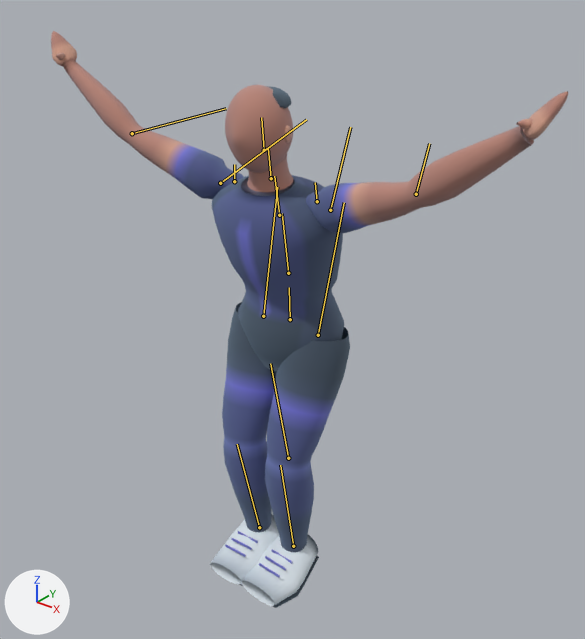
A saved change to the glTF model static/replay-assets/rowplay-athlete-v4.glb.
Before and after are seen from a 50 mm camera at (1.7, -2.08, 2.35) aimed at (0.02, 0.03, 1.04). The lights are fixed; the arrows at lower left show +X, +Y and +Z. The older version comes first. Both versions are drawn at frame 0 of the action 'rowplay-v4-ski-cycle'; the numbers are the values there. The bones that change, and the others that lie on the model, are drawn over the model as lines.
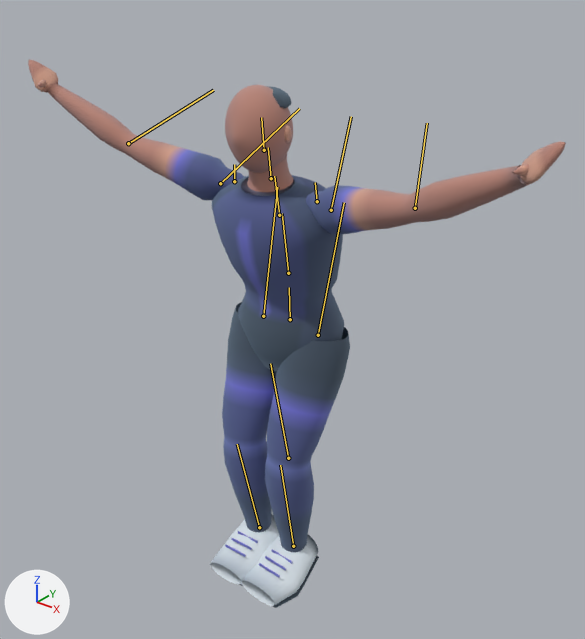
Pixel boxes (x1, y1, x2, y2) of what changed, in the pictures (585 x 639 px):
'Mesh_0', posed: before (51, 31, 568, 608); after (28, 60, 566, 608)
bone 'v4LeftUpperArm', root to tip: before (220, 183) to (306, 119); after (220, 183) to (299, 108)
bone 'v4LeftForearm', root to tip: before (132, 133) to (226, 108); after (128, 143) to (213, 90)
bone 'v4RightUpperArm', root to tip: before (330, 210) to (350, 127); after (331, 210) to (351, 116)
bone 'v4RightForearm', root to tip: before (416, 194) to (429, 143); after (415, 208) to (427, 123)

The change in detail:
Bone 'v4LeftClavicle' (bone_v4leftclavicle) turns from (-7, 2, -5) to (-6, 2, -5) degrees about its own x, y and z.
Bone 'v4LeftUpperArm' (bone_v4leftupperarm) turns from (-54, -11, -22) to (-51, -8, -19) degrees about its own x, y and z.
Bone 'v4LeftForearm' (bone_v4leftforearm) turns from (-18, -2, -10) to (-8, 0, -7) degrees about its own x, y and z.
Bone 'v4RightClavicle' (bone_v4rightclavicle) turns from (-7, -2, 5) to (-6, -2, 5) degrees about its own x, y and z.
Bone 'v4RightUpperArm' (bone_v4rightupperarm) turns from (-54, 11, 22) to (-51, 8, 19) degrees about its own x, y and z.
Bone 'v4RightForearm' (bone_v4rightforearm) turns from (-18, 2, 10) to (-8, 0, 7) degrees about its own x, y and z.
